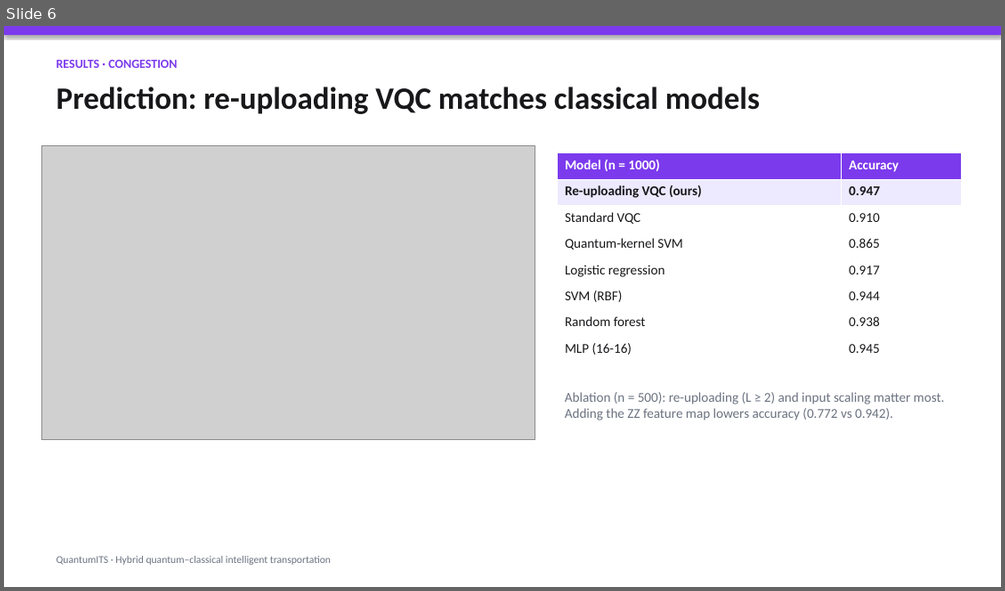
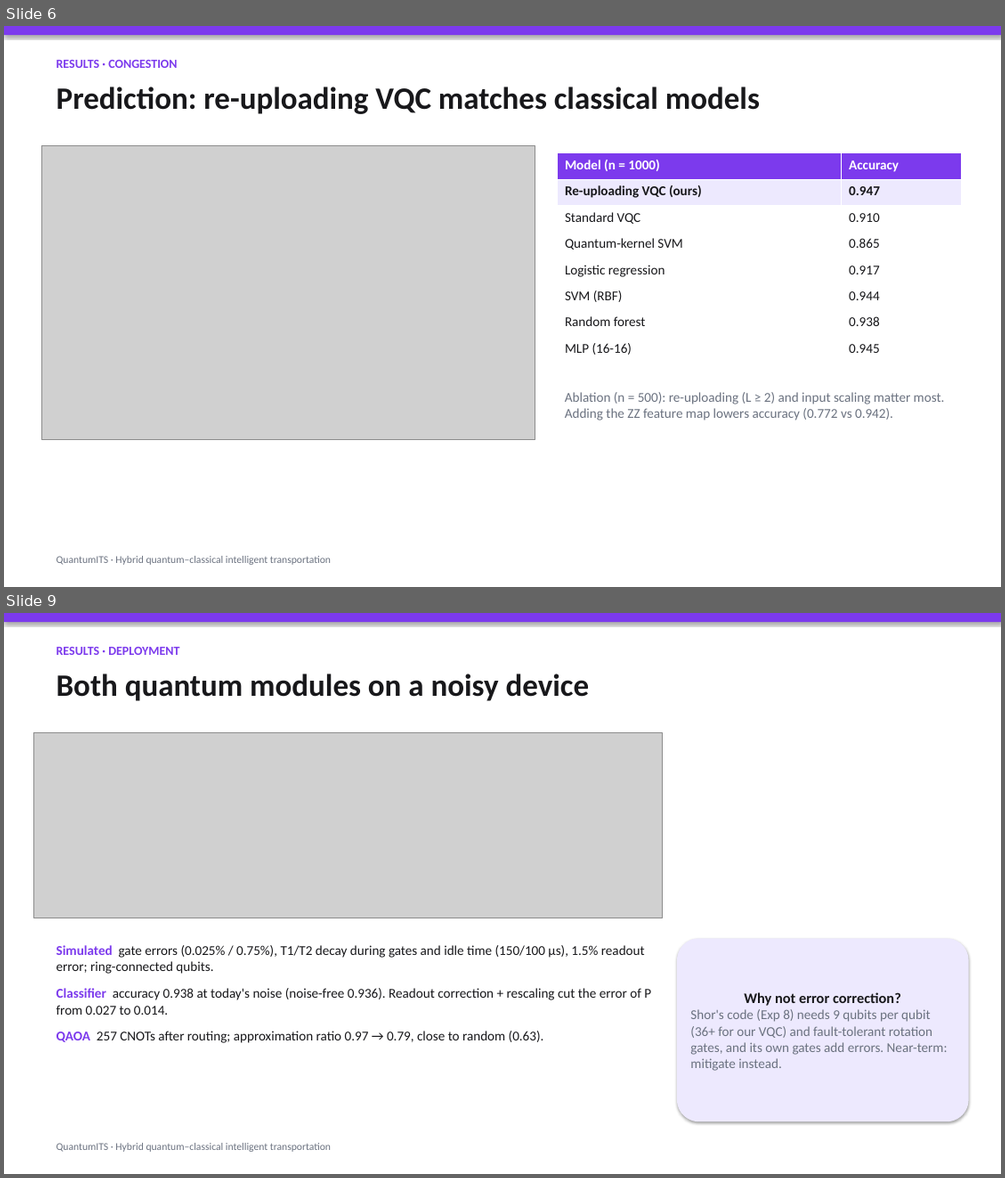
Before and after one commit to NathanC987/quantum-mp, a slide deck: slides/QuantumITS.pptx. Shown one above the other, each under a label of ours: slide 6 before the commit, slides 6 and 9 after it; the slides between them are not shown. The pictures are 1005x591 and 1005x1178 pixels, drawn with LibreOffice and Linux fonts; fonts in the diff are those of the drawing; grey boxes stand for pictures. Boxes give left, top, right and bottom in pixels: in the first picture for what was removed or moved away, otherwise in the second. Text is boxed around its words. In the diff, an @@ line names an element or a change of style, - is before the commit and + after.

```diff
--- a/slides/QuantumITS.pptx
+++ b/slides/QuantumITS.pptx
@@ slide 9 added at bbox=[4, 613, 1001, 1174], background #FFFFFF @@
@@ rectangle added at bbox=[4, 613, 1001, 622], fill #7C3AED @@
@@ text added at bbox=[57, 647, 179, 655], 12 pt, text #7C3AED, bold @@
+RESULTS · DEPLOYMENT
@@ text added at bbox=[57, 674, 590, 701], 30 pt, text #18181B, bold @@
+Both quantum modules on a noisy device
@@ picture added at bbox=[34, 732, 662, 918] @@
@@ text added at bbox=[57, 945, 651, 1043], 13 pt, text #18181B @@
+Simulated gate errors (0.025% / 0.75%), T1/T2 decay during gates and idle time (150/100 µs), 1.5% readout error; ring-connected qubits.
+Classifier accuracy 0.938 at today's noise (noise-free 0.936). Readout correction + rescaling cut the error of P from 0.027 to 0.014.
+QAOA 257 CNOTs after routing; approximation ratio 0.97 → 0.79, close to random (0.63).
@@ rounded rectangle added at bbox=[677, 938, 969, 1121], fill #EDE9FE, 13 pt, text #6B7280 @@
+Why not error correction?
+Shor's code (Exp 8) needs 9 qubits per qubit (36+ for our VQC) and fault-tolerant rotation gates, and its own gates add errors. Near-term: mitigate instead.
@@ text added at bbox=[57, 1143, 331, 1151], 10 pt, text #6B7280 @@
+QuantumITS · Hybrid quantum–classical intelligent transportation
```
Also in this commit, not shown: 6 slides changed, 1 other slide added, 2 slides removed, 27 other files.
